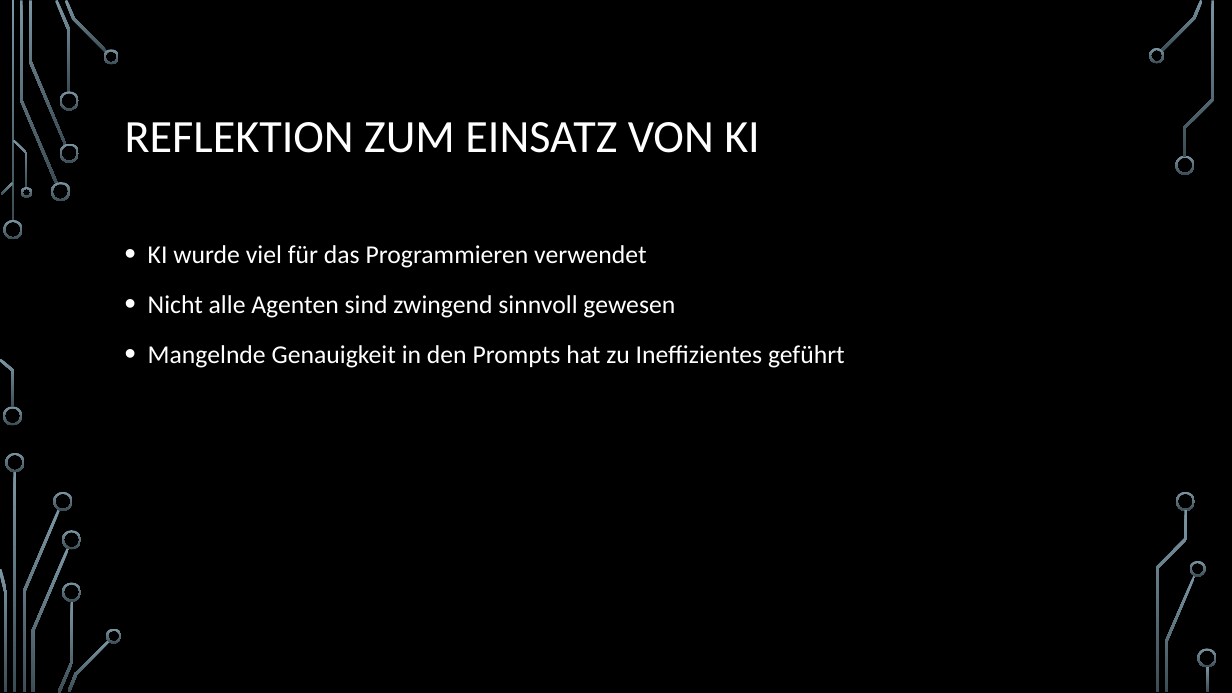
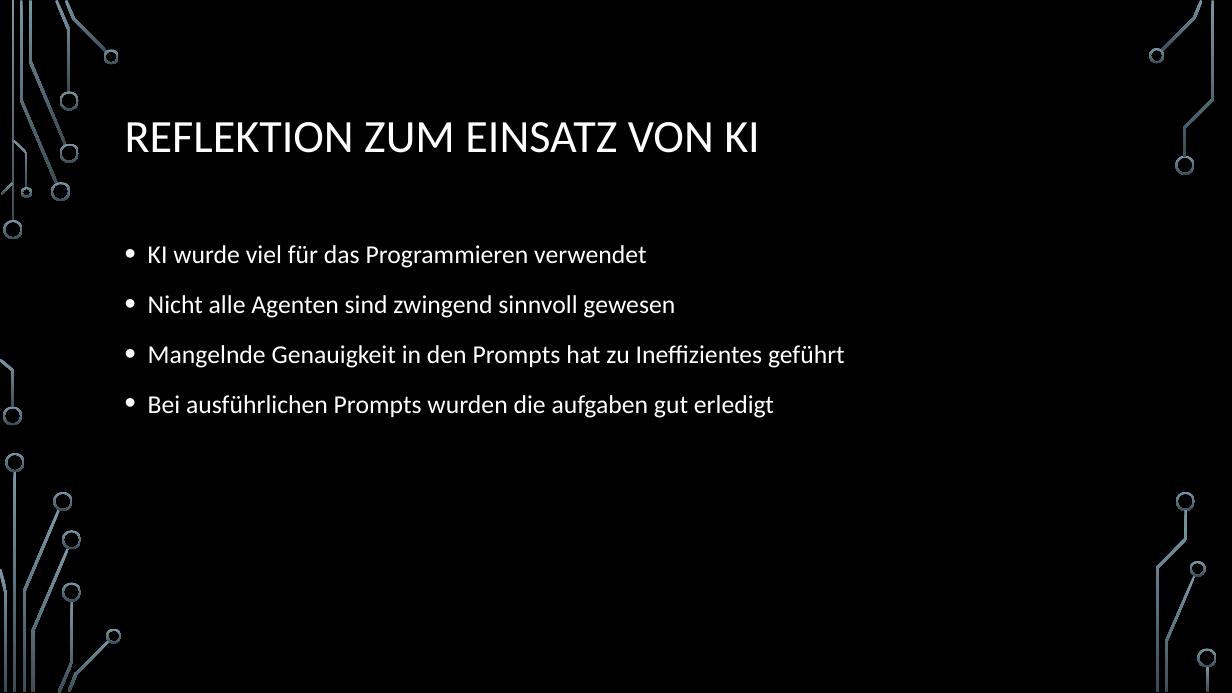
Before and after one commit to Lightnigwing/litter-detection, a slide deck: slide 11 of Litter Detection.pptx. Drawn at 1232x693 pixels with LibreOffice and Linux fonts; fonts in the diff are those of the drawing; background and template pictures are left out. Boxes give left, top, right and bottom in pixels: in the first picture for what was removed or moved away, otherwise in the second. Text is boxed around its words. In the diff, an @@ line names an element or a change of style, - is before the commit and + after.

Commit message:
Presi ist top Jonas danke <3

```diff
--- a/Litter Detection.pptx
+++ b/Litter Detection.pptx
@@ text at [148, 395, 774, 418]: paragraph added @@
+• Bei ausführlichen Prompts wurden die aufgaben gut erledigt
```
